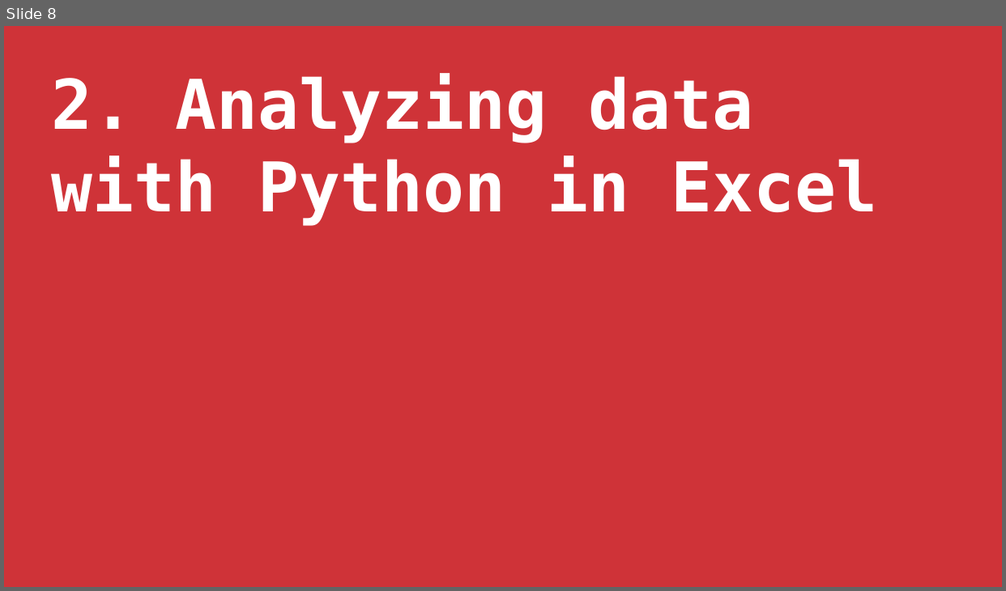
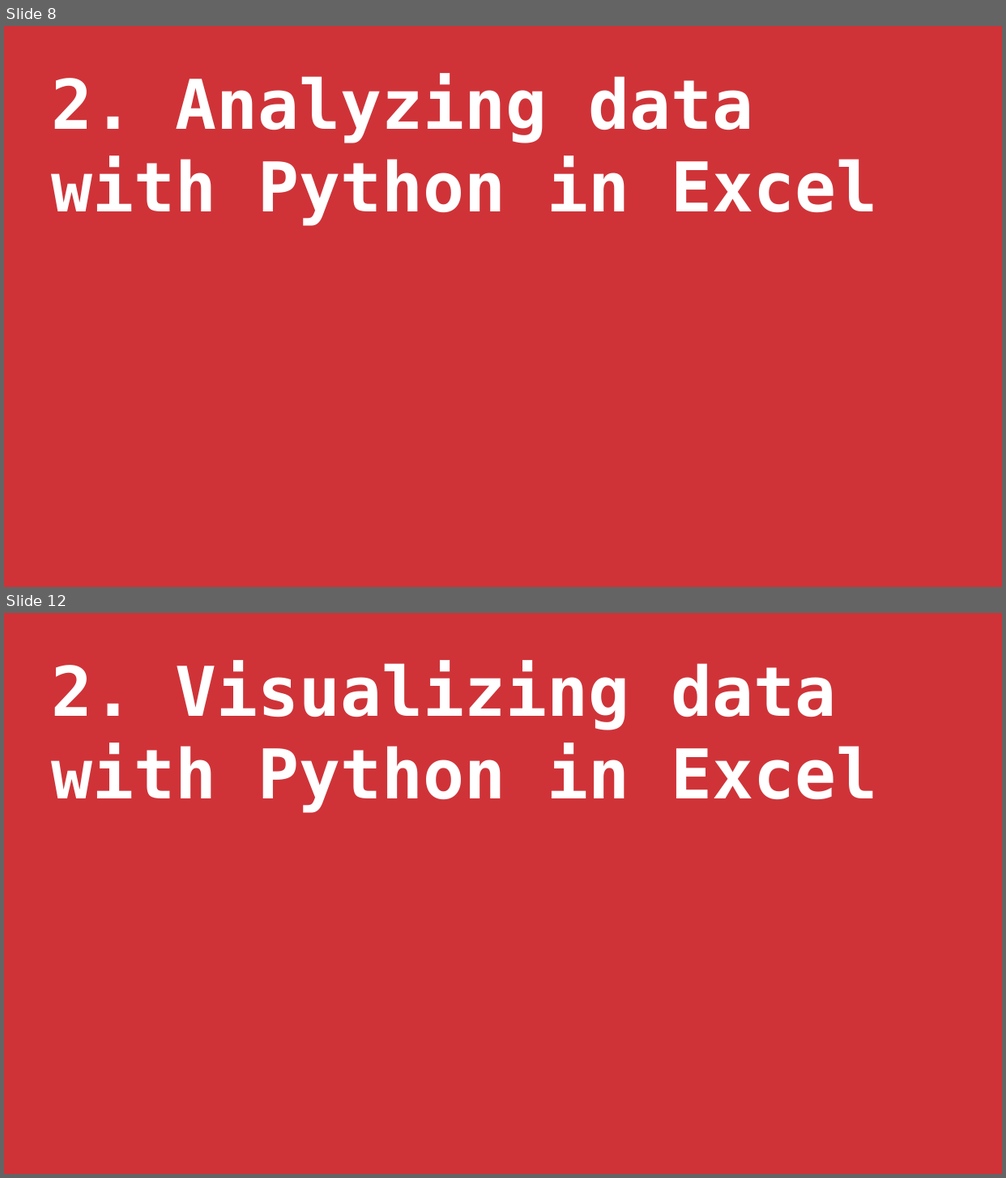
Before and after one commit to stringfestdata/global-excel-summit-python-in-excel-2025, a slide deck: pie-masterclass.pptx. Shown one above the other, each under a label of ours: slide 8 before the commit, slides 8 and 12 after it; the slides between them are not shown. The pictures are 1006x591 and 1006x1178 pixels, drawn with LibreOffice and Linux fonts; fonts in the diff are those of the drawing. Boxes give left, top, right and bottom in pixels: in the first picture for what was removed or moved away, otherwise in the second. Text is boxed around its words. In the diff, an @@ line names an element or a change of style, - is before the commit and + after.

```diff
--- a/pie-masterclass.pptx
+++ b/pie-masterclass.pptx
@@ slide 12 added at bbox=[4, 613, 1002, 1174], background #F2F2F2 @@
@@ rectangle added at bbox=[4, 613, 1002, 1174], fill #CF3338 @@
@@ text added at bbox=[52, 660, 878, 813], 99 pt, text #FFFFFF, bold @@
+2. Visualizing data with Python in Excel
```
Also in this commit, not shown: 4 slides changed, 1 other slide added, 19 other files.
